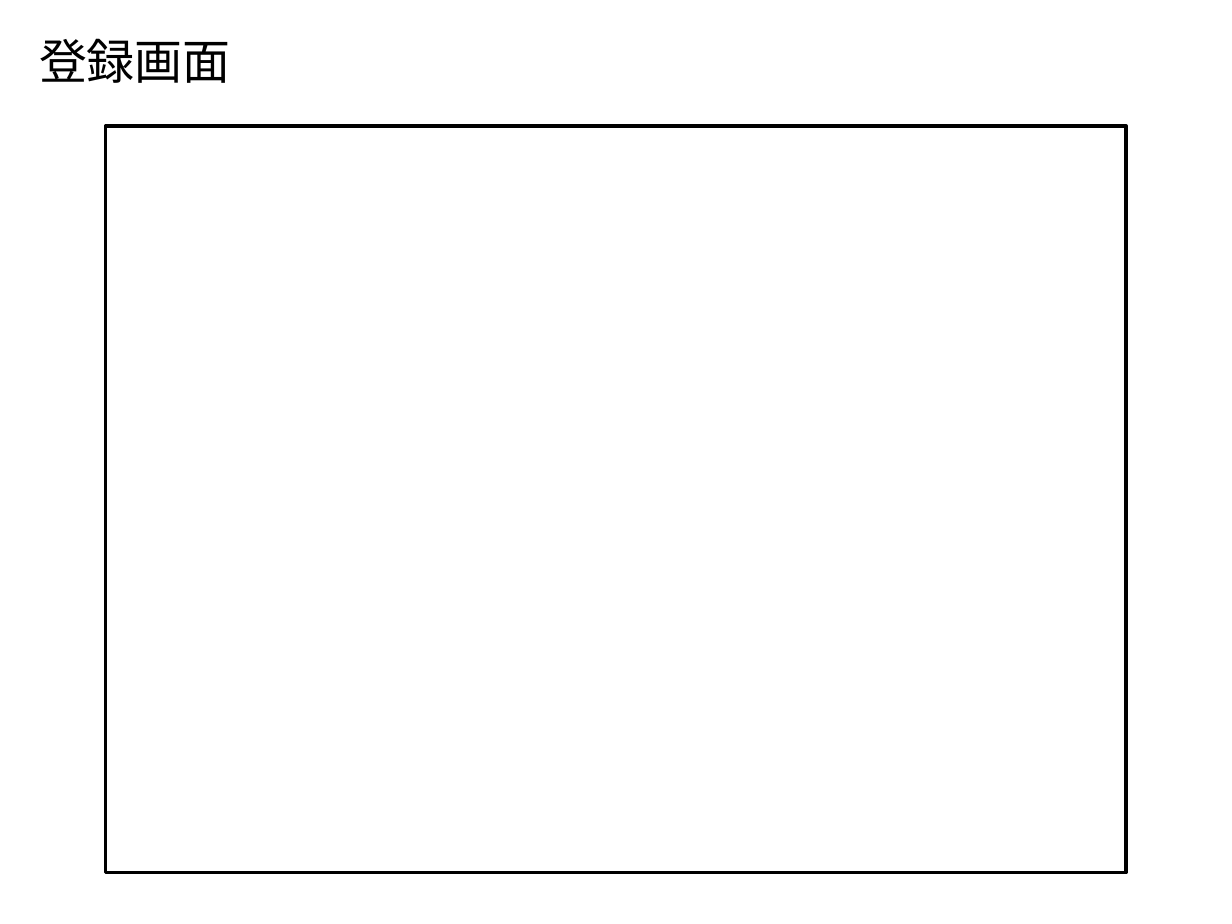
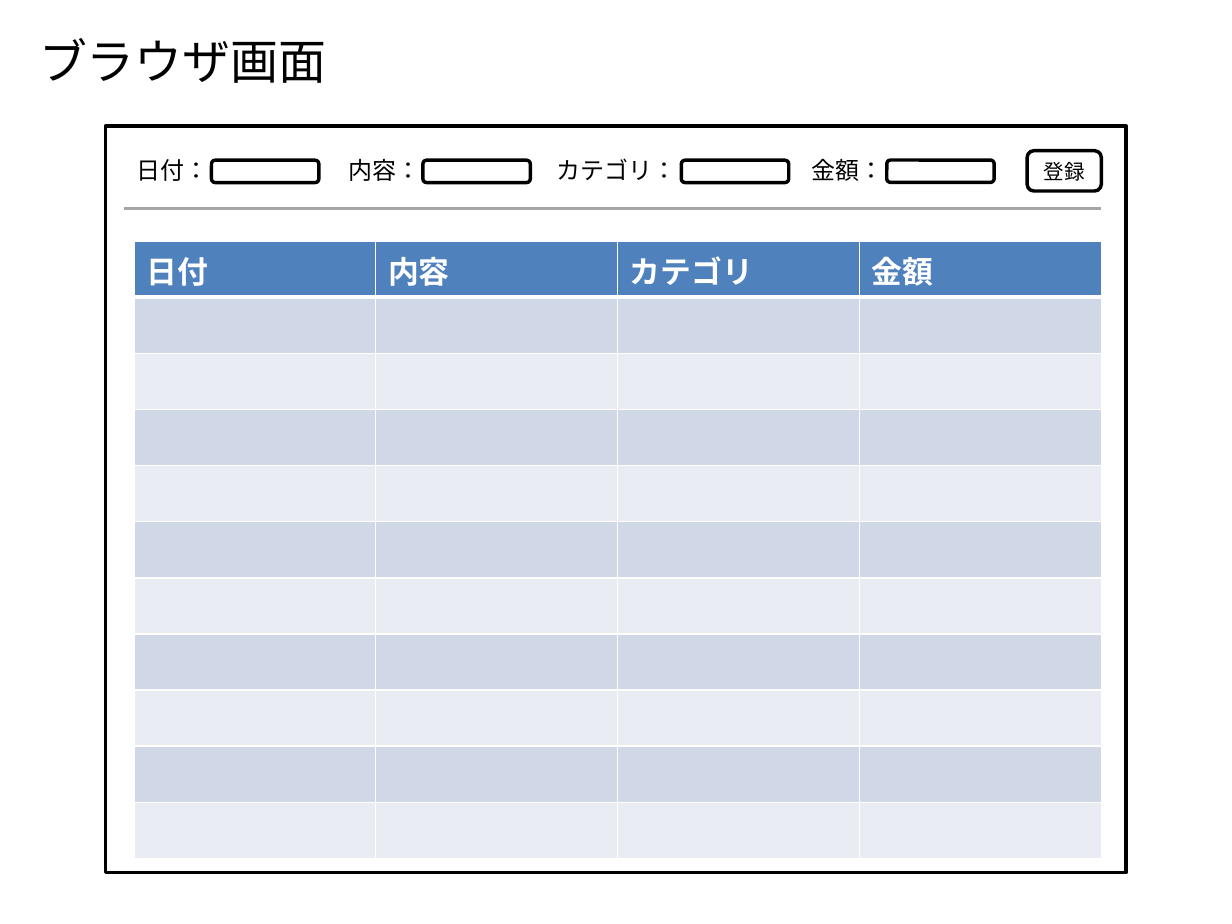
Before and after one commit to Leonis0813/chort, a slide deck: slide 2 of algieba/interface/ui.pptx. Drawn at 1232x924 pixels with LibreOffice and Linux fonts; fonts in the diff are those of the drawing. Boxes give left, top, right and bottom in pixels: in the first picture for what was removed or moved away, otherwise in the second. Text is boxed around its words. In the diff, an @@ line names an element or a change of style, - is before the commit and + after.

```diff
--- a/algieba/interface/ui.pptx
+++ b/algieba/interface/ui.pptx
@@ text at bbox=[39, 38, 326, 83]: text changed @@
-登録画面
+ブラウザ画面
@@ text added at bbox=[137, 159, 209, 181], 14 pt, text #000000 @@
+日付：
@@ rounded rectangle added at bbox=[212, 160, 319, 182], outline #000000 2 pt @@
@@ text added at bbox=[348, 159, 420, 181], 14 pt, text #000000 @@
+内容：
@@ rounded rectangle added at bbox=[423, 160, 530, 182], outline #000000 2 pt @@
@@ text added at bbox=[557, 158, 677, 180], 14 pt, text #000000 @@
+カテゴリ：
@@ rounded rectangle added at bbox=[681, 160, 788, 182], outline #000000 2 pt @@
@@ text added at bbox=[812, 159, 884, 181], 14 pt, text #000000 @@
+金額：
@@ rounded rectangle added at bbox=[887, 160, 994, 182], outline #000000 2 pt @@
@@ rounded rectangle added at bbox=[1027, 150, 1101, 191], outline #000000 2 pt, 12 pt, text #000000 @@
+登録
@@ line added from (124, 208) to (1101, 208), #A6A6A6 2 pt @@
@@ table added at bbox=[134, 241, 1100, 859], 11 rows, 4 columns @@
+日付 | 内容 | カテゴリ | 金額
+ |  |  | 
+ |  |  | 
+ |  |  | 
+ |  |  | 
+ |  |  | 
+ |  |  | 
+ |  |  | 
+ |  |  | 
+ |  |  | 
+ |  |  | 
```
Also in this commit, not shown: 1 slide removed.
